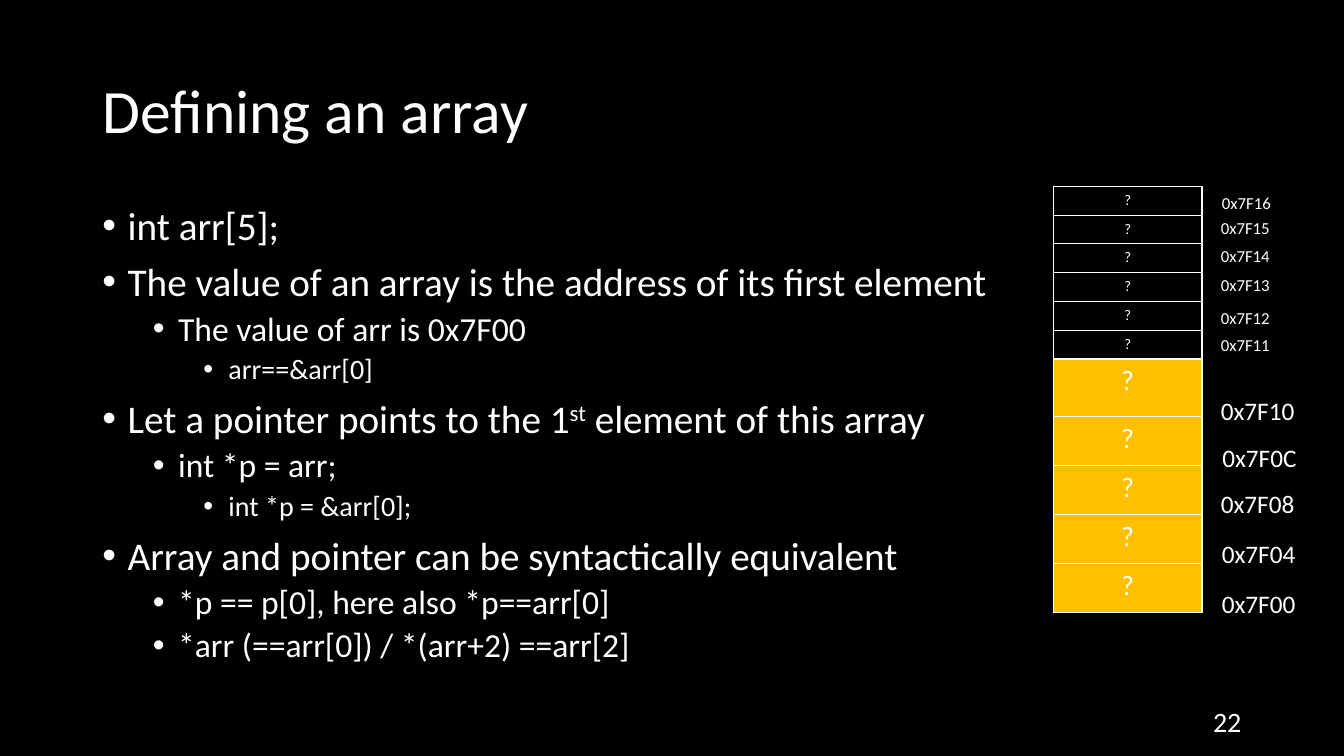
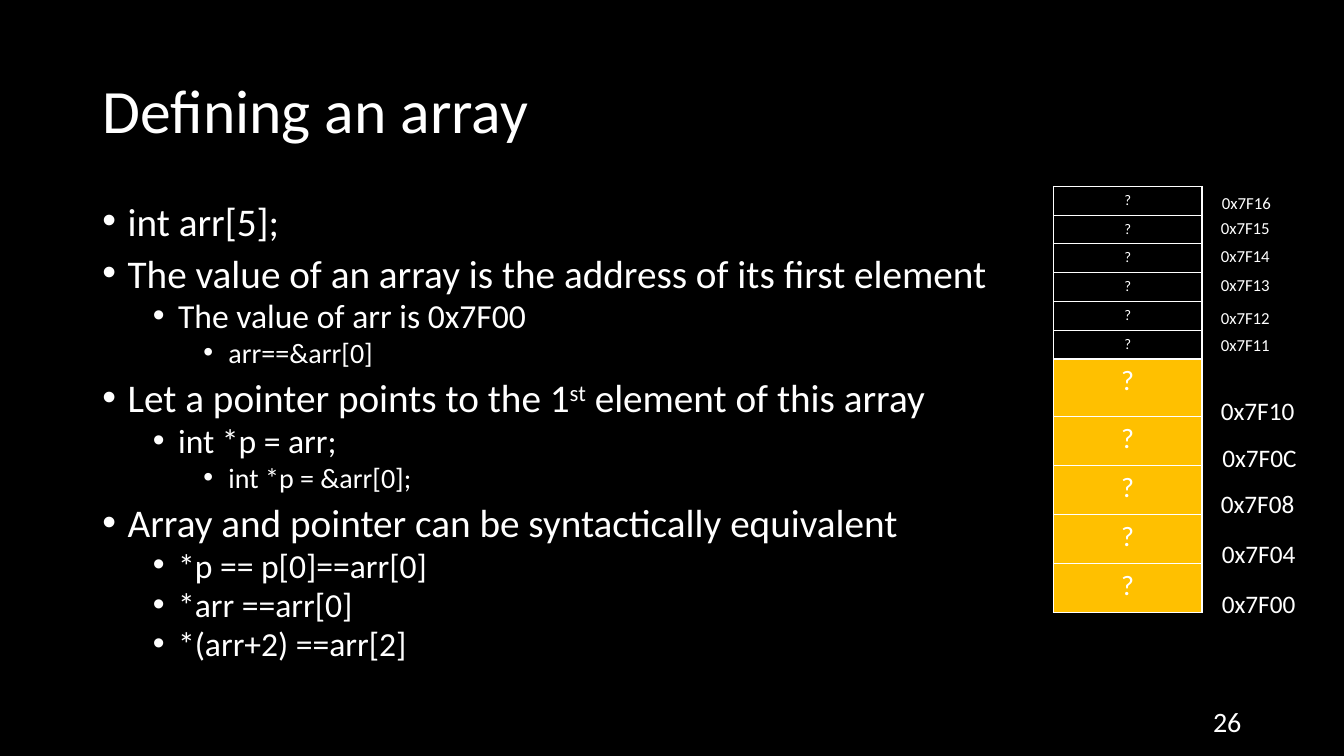
Before and after one commit to NYU-CSO/nyu-cso.github.io, a slide deck: slide 26 of rec-notes/r05.pptx (slide 22 before the commit). Drawn at 1344x756 pixels with LibreOffice and Linux fonts; fonts in the diff are those of the drawing. Boxes give left, top, right and bottom in pixels: in the first picture for what was removed or moved away, otherwise in the second. Text is boxed around its words. In the diff, an @@ line names an element or a change of style, - is before the commit and + after.

```diff
--- a/rec-notes/r05.pptx
+++ b/rec-notes/r05.pptx
@@ text at (x1=128, y1=207, x2=986, y2=544): line spacing 0.9 to 0.8 @@
@@ text at (x1=178, y1=553, x2=427, y2=661): text changed @@
-  • *p == p[0], here also *p==arr[0]
-  • *arr (==arr[0]) / *(arr+2) ==arr[2]
+  • *p == p[0]==arr[0]
+  • *arr ==arr[0]
+  • *(arr+2) ==arr[2]
@@ page number at (x1=1213, y1=713, x2=1241, y2=733): text changed @@
-22
+26
```
Also in this commit, not shown: 5 other slides changed, 14 slides added, 10 slides removed, 1 other file.
